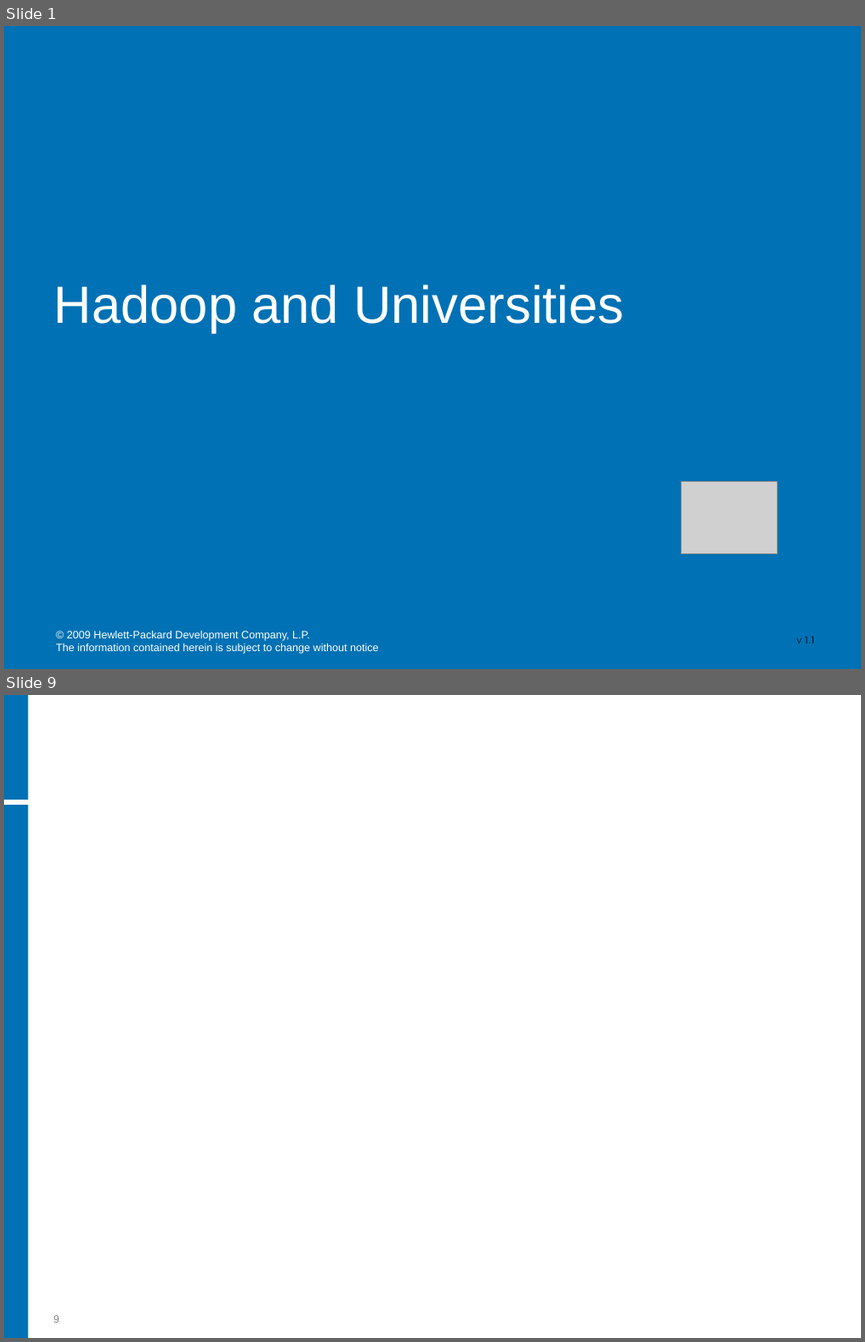
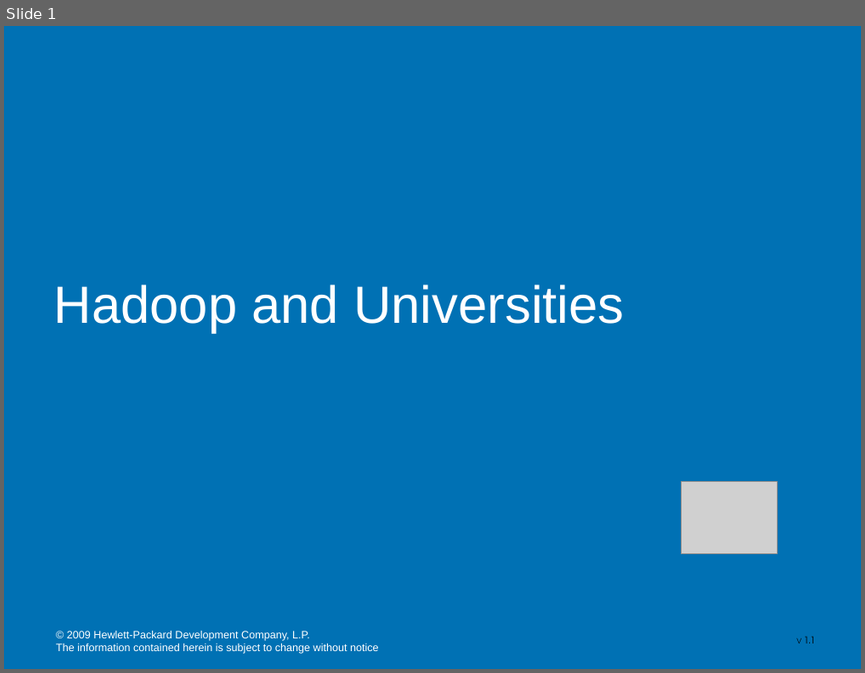
Before and after one commit to rhusar/smartfrog, a slide deck: core/components/hadoop/doc/workshop/hadoop_and_universities.ppt. Shown one above the other, each under a label of ours: slides 1 and 9 before the commit, slide 1 after it; the slides between them are not shown. The pictures are 865x1342 and 865x673 pixels, drawn with LibreOffice and Linux fonts; fonts in the diff are those of the drawing; grey boxes stand for pictures; background and template pictures are left out. Boxes give left, top, right and bottom in pixels: in the first picture for what was removed or moved away, otherwise in the second. Text is boxed around its words. In the diff, an @@ line names an element or a change of style, - is before the commit and + after.

```diff
--- a/core/components/hadoop/doc/workshop/hadoop_and_universities.ppt
+++ b/core/components/hadoop/doc/workshop/hadoop_and_universities.ppt
@@ slide 9 removed at (4,695,861,1338), background picture (left out) @@
@@ rectangle removed at (4,695,28,800) @@
@@ rectangle removed at (4,805,28,1338) @@
@@ page number removed at (53,1315,59,1322) @@
-9
```
Also in this commit, not shown: 7 slides changed, 1 slide added, 1 other file.
